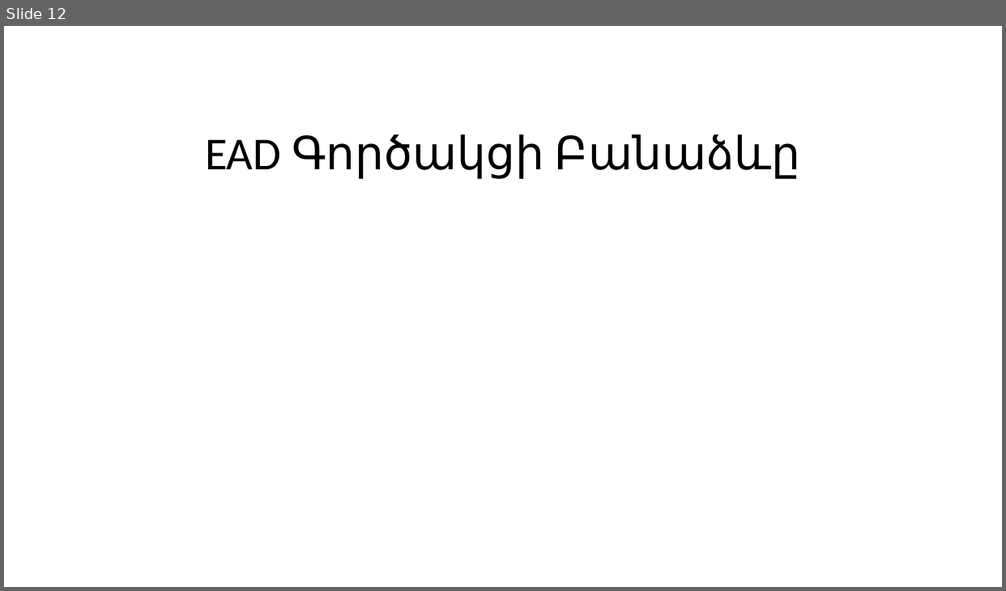
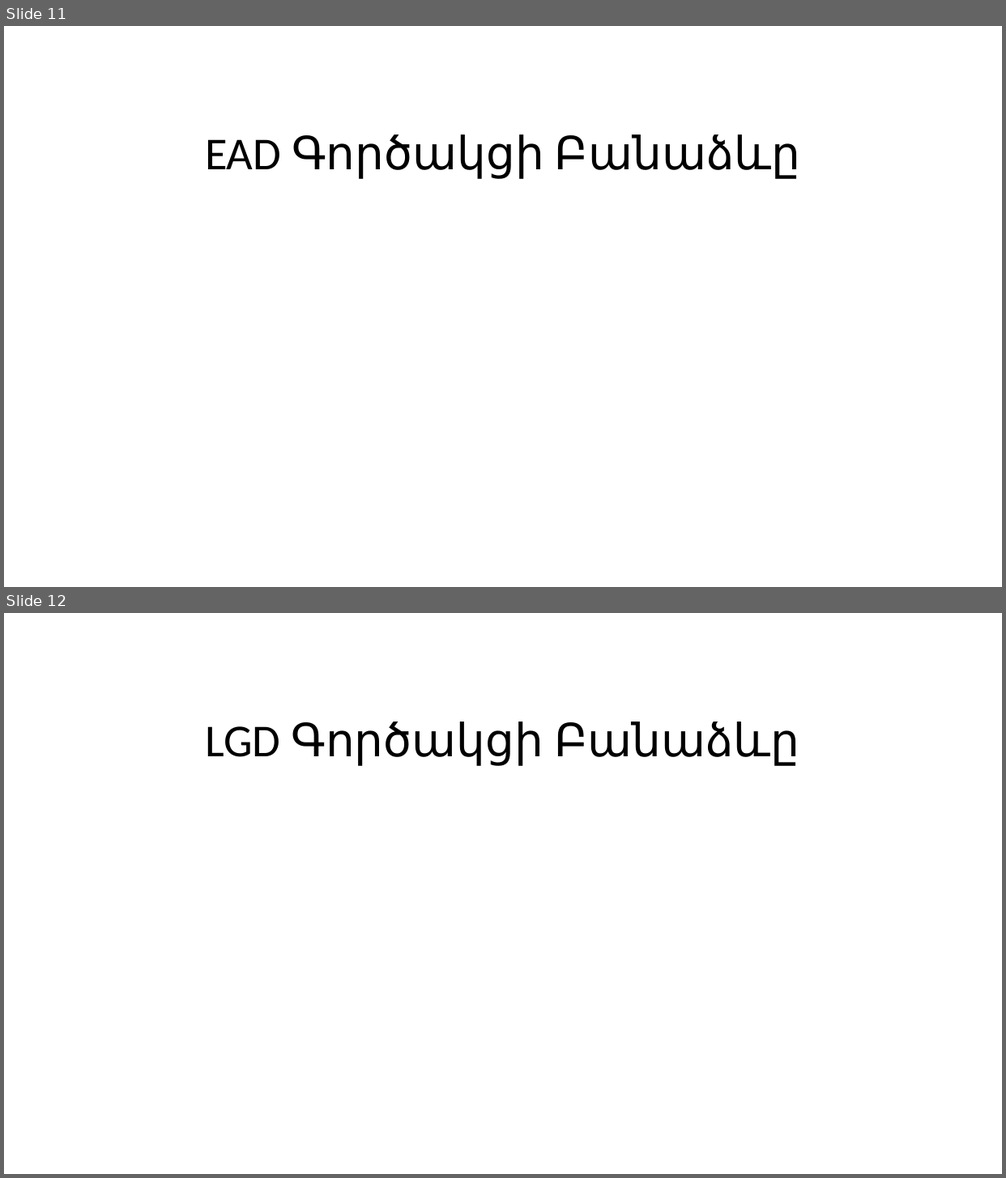
Before and after one commit to HHayk004/Diplomayin, a slide deck: 2 Tokosavorum.pptx. Shown one above the other, each under a label of ours: slide 12 before the commit, slides 11 and 12 after it. The pictures are 1006x591 and 1006x1178 pixels, drawn with LibreOffice and Linux fonts; fonts in the diff are those of the drawing; grey boxes stand for pictures. Boxes give left, top, right and bottom in pixels: in the first picture for what was removed or moved away, otherwise in the second. Text is boxed around its words. In the diff, an @@ line names an element or a change of style, - is before the commit and + after.

```diff
--- a/2 Tokosavorum.pptx
+++ b/2 Tokosavorum.pptx
@@ slide 12 added at [4,613,1002,1174], background #FFFFFF @@
@@ title added at [206,722,799,766], 44 pt, text #000000 @@
+LGD Գործակցի Բանաձևը
@@ what was slide 12 is now slide 11 @@
```
Also in this commit, not shown: 2 slides changed, 1 other file.
